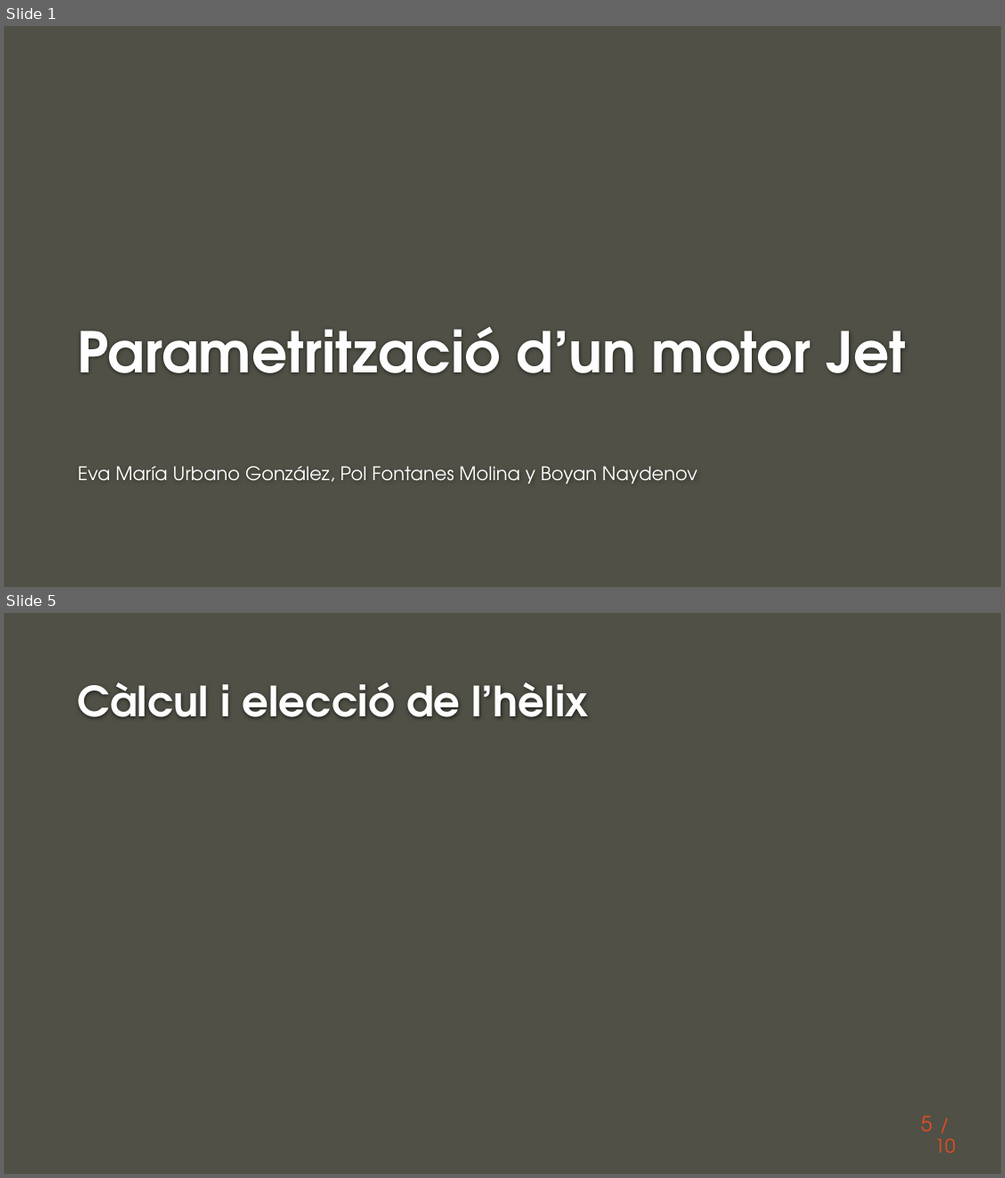
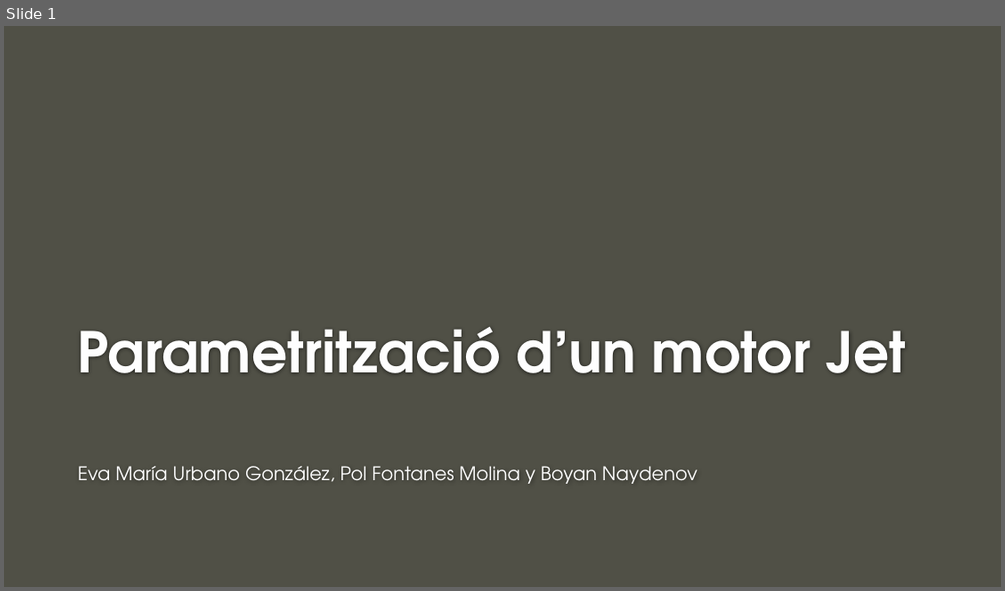
Before and after one commit to naydden/jet-engine-parametrization, a slide deck: ppt/Exposició.pptx. Shown one above the other, each under a label of ours: slides 1 and 5 before the commit, slide 1 after it; the slides between them are not shown. The pictures are 1005x1178 and 1005x591 pixels, drawn with LibreOffice and Linux fonts; fonts in the diff are those of the drawing; background and template pictures are left out. Boxes give left, top, right and bottom in pixels: in the first picture for what was removed or moved away, otherwise in the second. Text is boxed around its words. In the diff, an @@ line names an element or a change of style, - is before the commit and + after.

```diff
--- a/ppt/Exposició.pptx
+++ b/ppt/Exposició.pptx
@@ slide 5 removed at [4,613,1001,1174], background #505046 @@
@@ title removed at [78,682,589,717] @@
-Càlcul i elecció de l’hèlix
@@ page number removed at [921,1116,932,1131] @@
-5
@@ text removed at [934,1138,955,1152] @@
-/ 10
```
Also in this commit, not shown: 4 slides changed, 5 slides added, 3 other slides removed, 2 other files.
